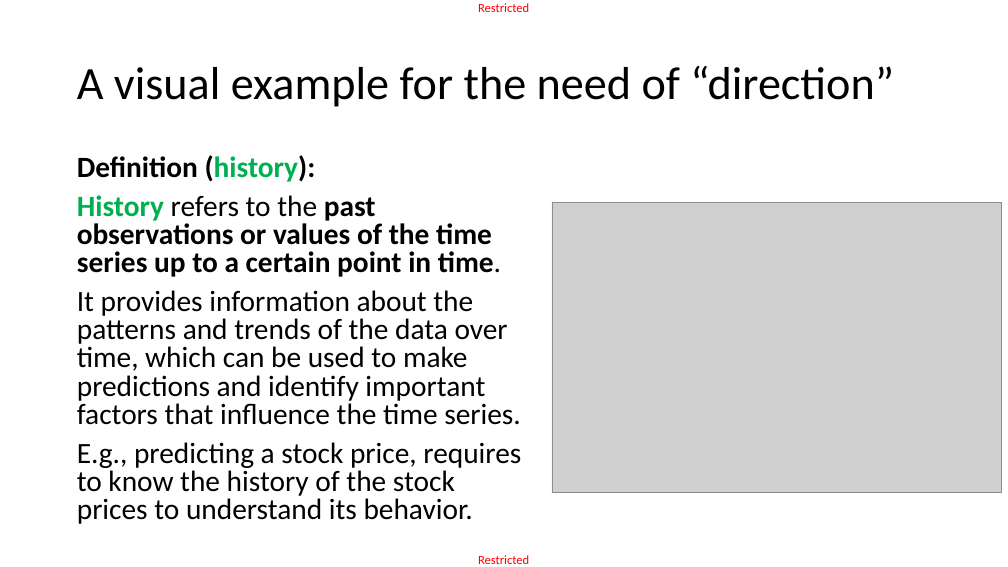
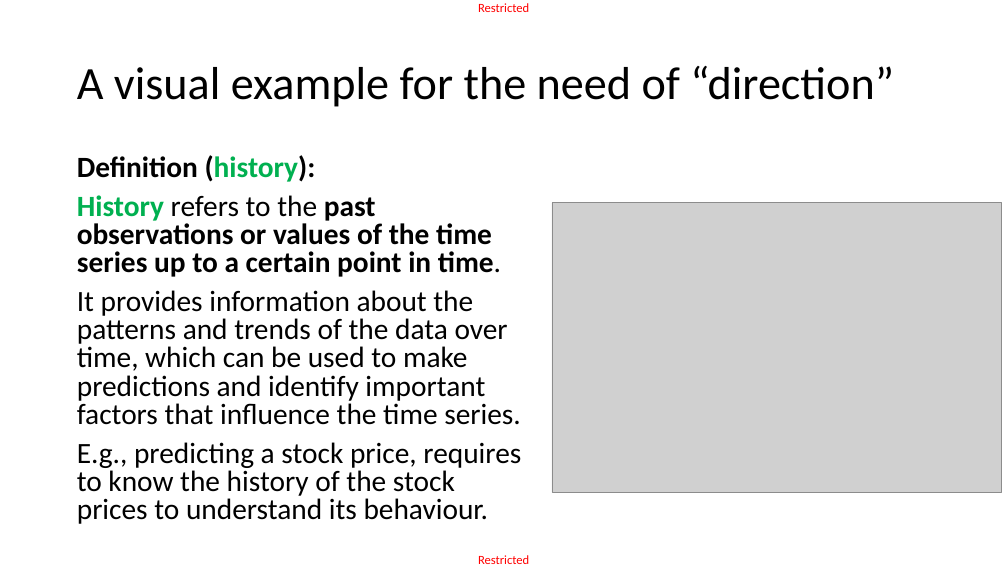
Before and after one commit to matthieudemari/SUTD_DL_50_039, a slide deck: slide 20 of W6/1. W6S1 final/W6S1.pptx (slide 19 before the commit). Drawn at 1008x567 pixels with LibreOffice and Linux fonts; fonts in the diff are those of the drawing; grey boxes stand for pictures. Boxes give left, top, right and bottom in pixels: in the first picture for what was removed or moved away, otherwise in the second. Text is boxed around its words. In the diff, an @@ line names an element or a change of style, - is before the commit and + after.

Commit message:
Updated materals for Week 6, adding visuals for memory vector and better explanations for one-to-many models and Seq2Seq models.

```diff
--- a/W6/1. W6S1 final/W6S1.pptx
+++ b/W6/1. W6S1 final/W6S1.pptx
@@ text at (77,442,521,524): text changed @@
-E.g., predicting a stock price, requires to know the history of the stock prices to understand its behavior.
+E.g., predicting a stock price, requires to know the history of the stock prices to understand its behaviour.
```
Also in this commit, not shown: 3 other slides changed, 5 slides added, 1 slide removed, 9 other files.
